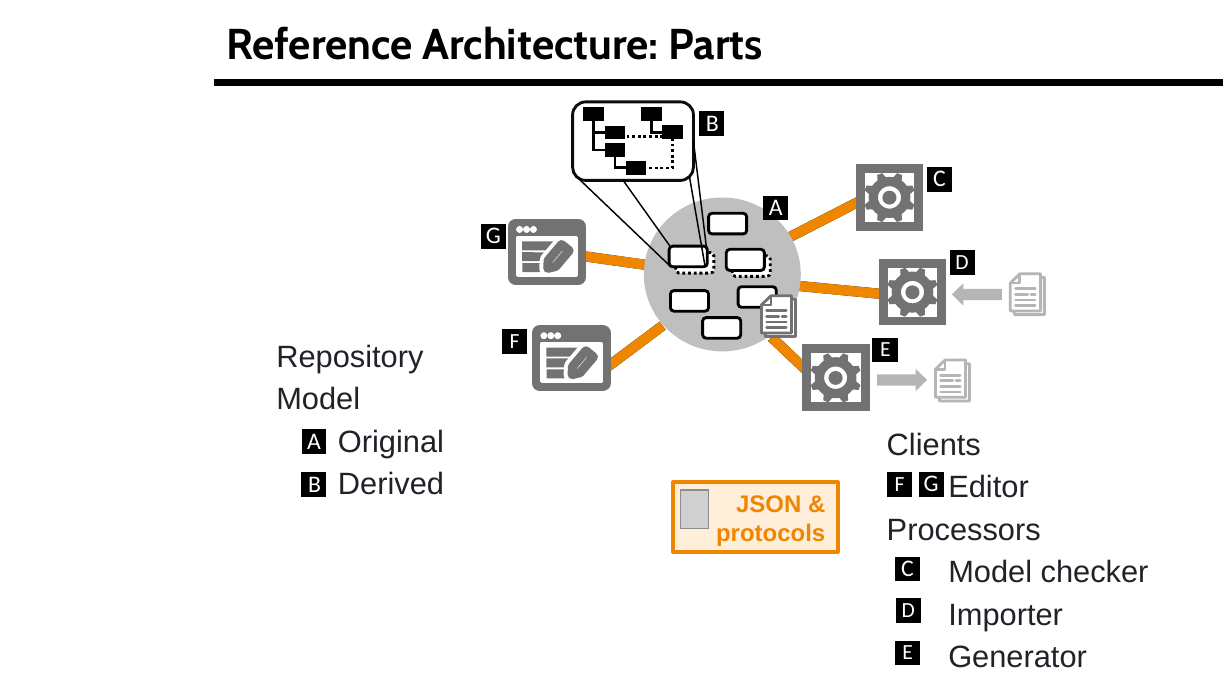
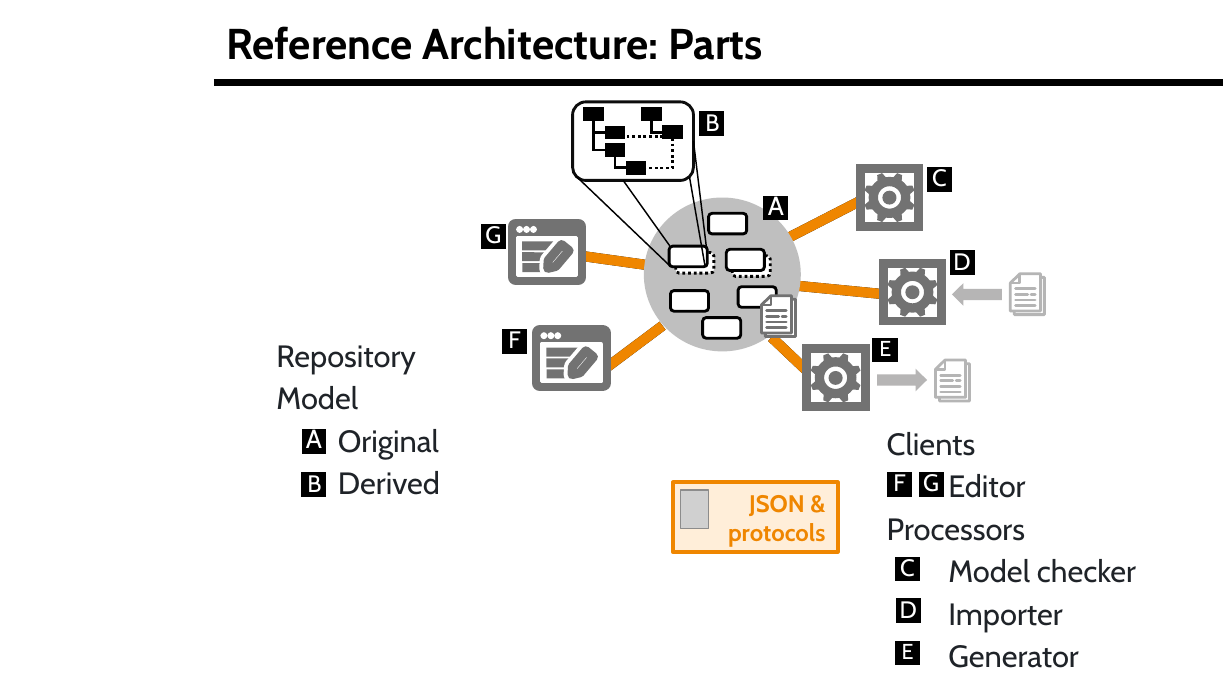
Before and after one commit to LionWeb-io/specification, a slide deck: slide 9 of resources/LangDev Talk.pptx. Drawn at 1232x693 pixels with LibreOffice and Linux fonts; fonts in the diff are those of the drawing; grey boxes stand for pictures; background and template pictures are left out. Boxes give left, top, right and bottom in pixels: in the first picture for what was removed or moved away, otherwise in the second. Text is boxed around its words. In the diff, an @@ line names an element or a change of style, - is before the commit and + after.

```diff
--- a/resources/LangDev Talk.pptx
+++ b/resources/LangDev Talk.pptx
@@ text "A" at (768,193,784,221): size 13.9 to 15.3 pt, font Calibri to Cabin @@
@@ font Arial to Cabin in 3 elements at (673,483,838,552), (276,345,440,495), (887,432,1136,668) @@
@@ text "A" at (306,427,322,455): size 13.9 to 15.3 pt, font Calibri to Cabin @@
@@ size 12.6 to 13.9 pt, font Calibri to Cabin in 4 elements at (953,249,970,276), (508,328,520,355), (893,471,905,498), (900,597,917,624) @@
@@ font Calibri to Cabin in 8 elements at (705,110,719,137), (932,166,947,193), (879,341,891,356), (485,222,501,244), (307,471,321,498), (923,470,939,492), (900,555,915,582), (902,644,914,659) @@
```
Also in this commit, not shown: 9 other slides changed.
